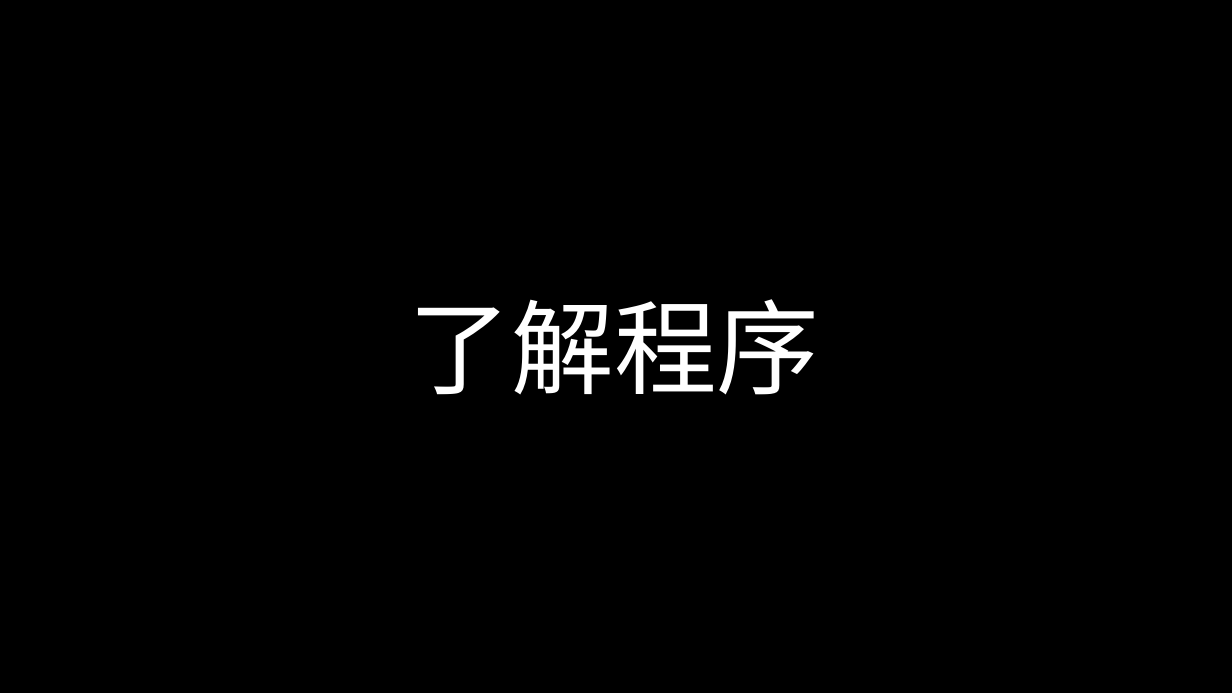
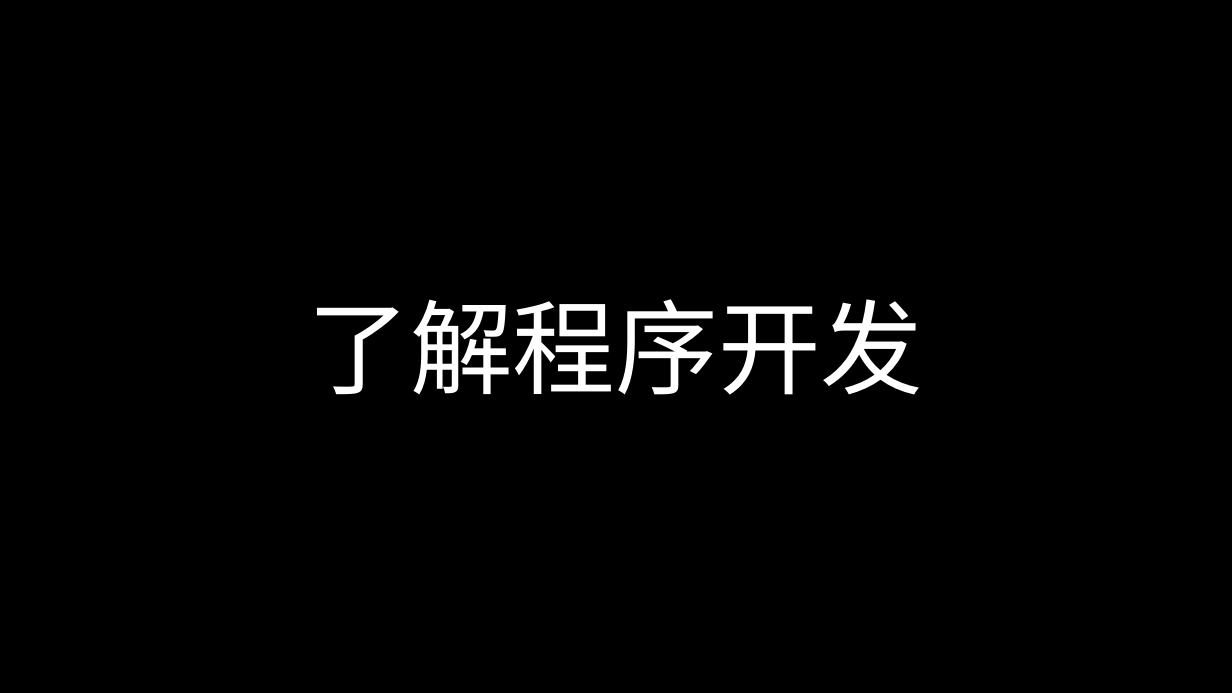
Before and after one commit to albertclass/Lessons, a slide deck: slide 15 of communication/策划与程序沟通技巧.pptx. Drawn at 1232x693 pixels with LibreOffice and Linux fonts; fonts in the diff are those of the drawing; background and template pictures are left out. Boxes give left, top, right and bottom in pixels: in the first picture for what was removed or moved away, otherwise in the second. Text is boxed around its words. In the diff, an @@ line names an element or a change of style, - is before the commit and + after.

```diff
--- a/communication/策划与程序沟通技巧.pptx
+++ b/communication/策划与程序沟通技巧.pptx
@@ text at (307,299,923,395): text changed @@
-了解程序
+了解程序开发
```
Also in this commit, not shown: 1 other slide changed, 6 slides added, 3 slides removed.
